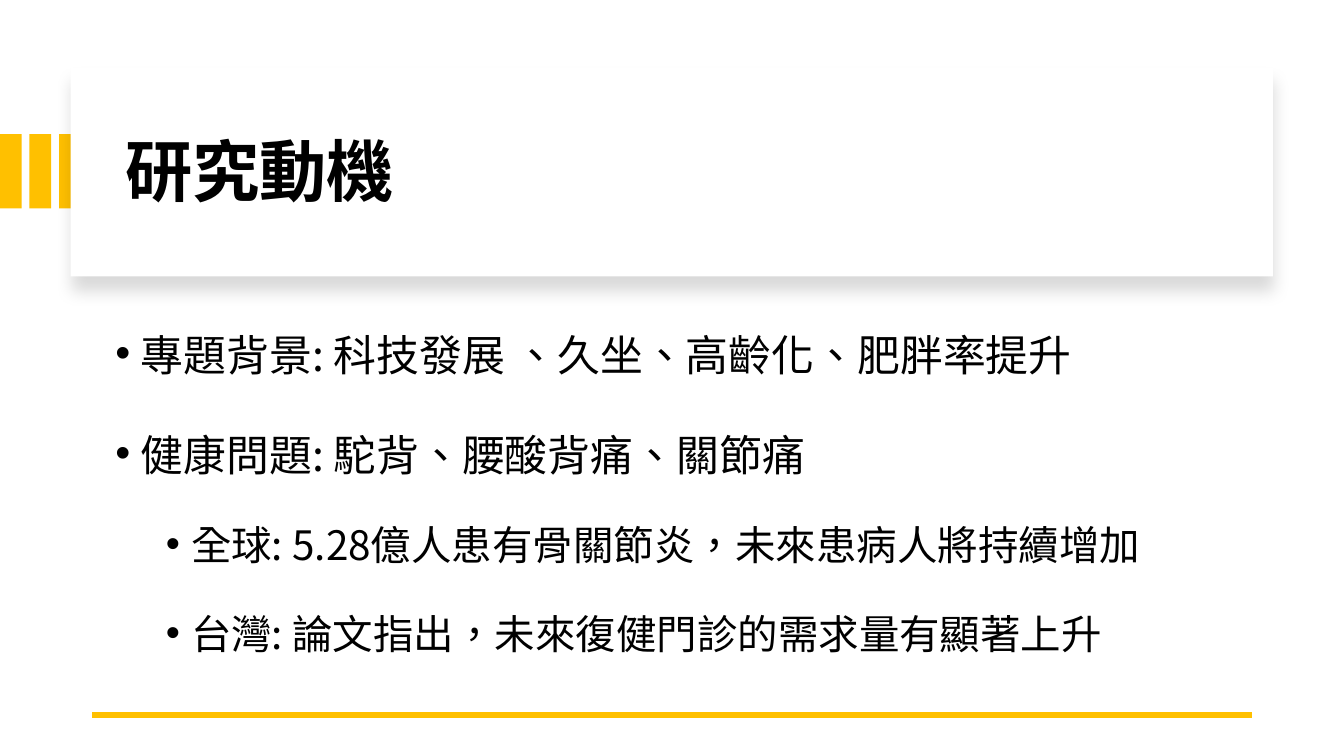
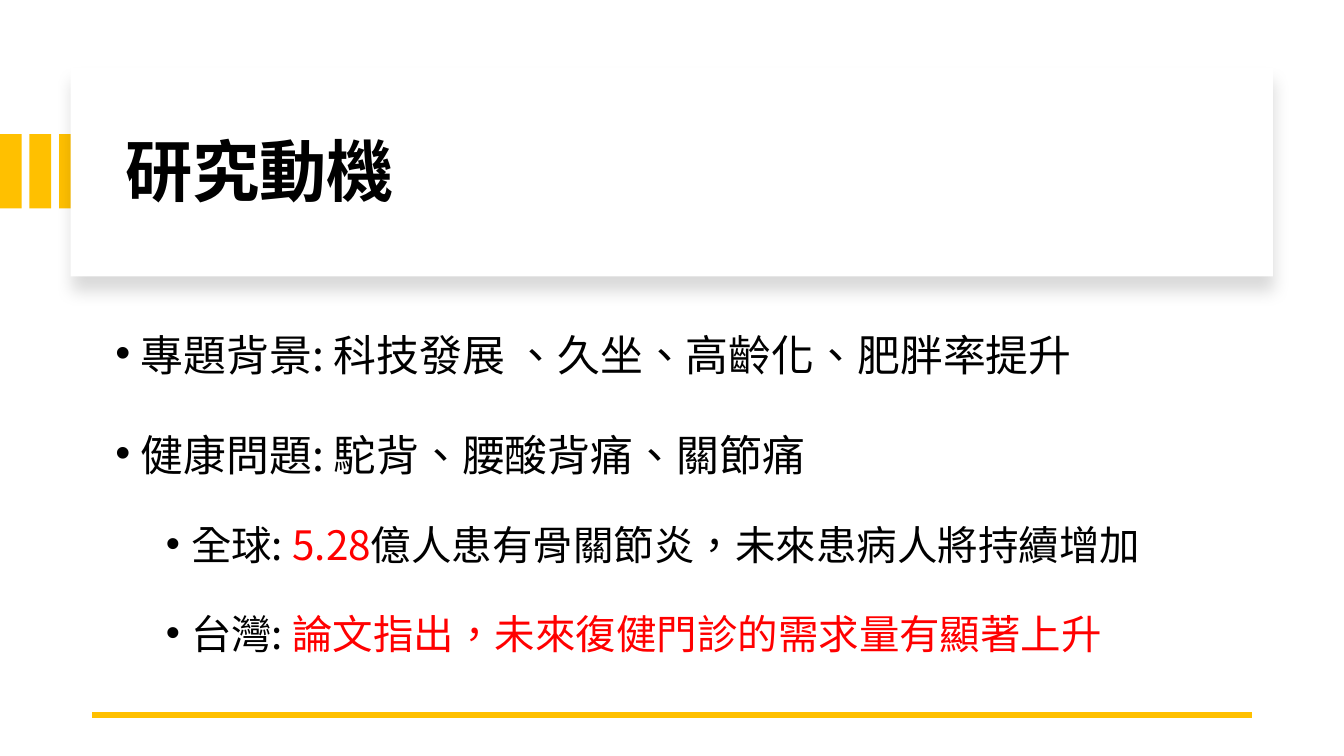
Before and after one commit to michaelchen1225/-, a slide deck: slide 3 of 整合/報告/產品報告.pptx. Drawn at 1344x756 pixels with LibreOffice and Linux fonts; fonts in the diff are those of the drawing. Boxes give left, top, right and bottom in pixels: in the first picture for what was removed or moved away, otherwise in the second. Text is boxed around its words. In the diff, an @@ line names an element or a change of style, - is before the commit and + after.

```diff
--- a/整合/報告/產品報告.pptx
+++ b/整合/報告/產品報告.pptx
@@ text at (x1=191, y1=526, x2=1140, y2=653): text colour #000000 to #FF0000 in "5.28億人患有骨關節炎，未來患病人將持續增加", "論文指出，未來復健門診的需求量有顯著上升" @@
```
Also in this commit, not shown: 5 other slides changed.
